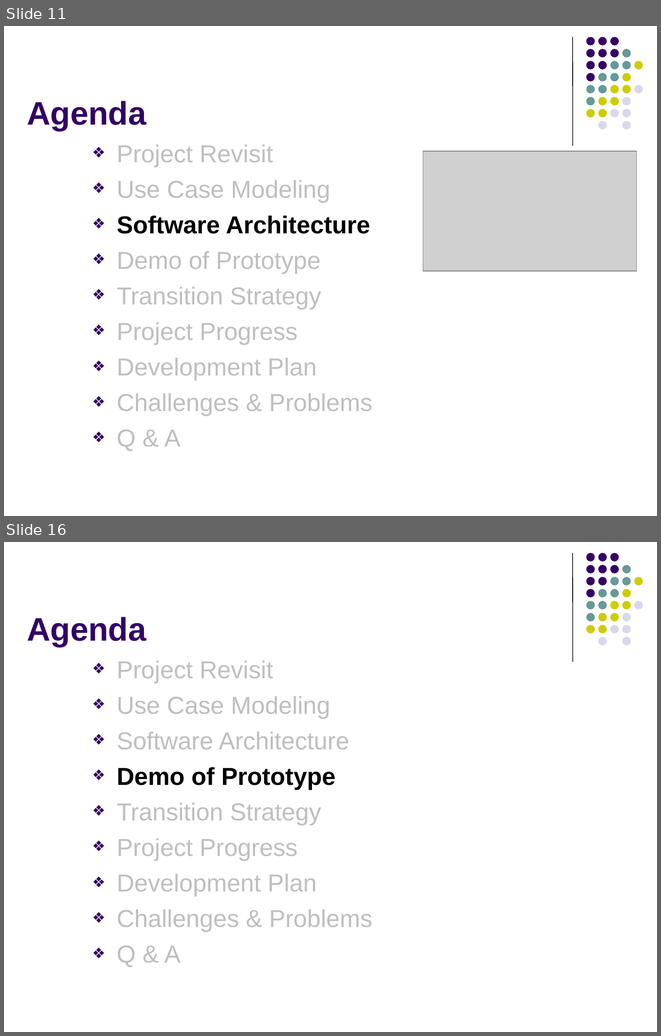
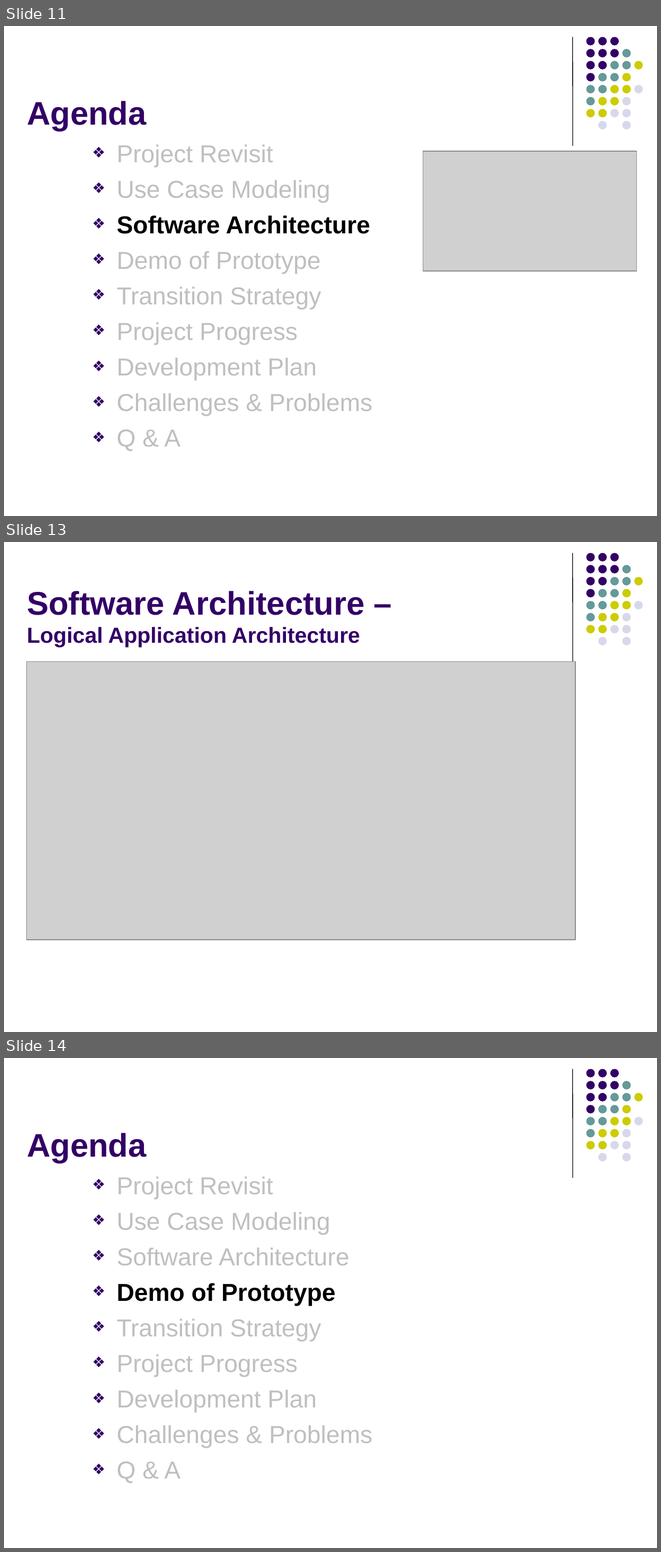
Before and after one commit to imireasa/mtech-se18-t08s, a slide deck: docs/W-9 Working Document/W-9.3 Presentation Slides/Phase 2/vms_presentation_2_v0.1.pptx. Shown one above the other, each under a label of ours: slides 11 and 16 before the commit, slides 11, 13 and 14 after it; the slides between them are not shown. The pictures are 661x1036 and 661x1552 pixels, drawn with LibreOffice and Linux fonts; fonts in the diff are those of the drawing; grey boxes stand for pictures. Boxes give left, top, right and bottom in pixels: in the first picture for what was removed or moved away, otherwise in the second. Text is boxed around its words. In the diff, an @@ line names an element or a change of style, - is before the commit and + after.

```diff
--- a/docs/W-9 Working Document/W-9.3 Presentation Slides/Phase 2/vms_presentation_2_v0.1.pptx
+++ b/docs/W-9 Working Document/W-9.3 Presentation Slides/Phase 2/vms_presentation_2_v0.1.pptx
@@ slide 13 added at box(4, 542, 657, 1032), background #FFFFFF; not listed: 32 template elements that a slide beside it also shows @@
@@ title added at box(27, 591, 365, 647), 24 pt, text #330066, bold @@
+Software Architecture –
+Logical Application Architecture
@@ picture added at box(26, 661, 575, 940) @@
@@ what was slide 16 is now slide 14 @@
```
Also in this commit, not shown: 9 slides changed, 8 slides removed, 2 other files.
